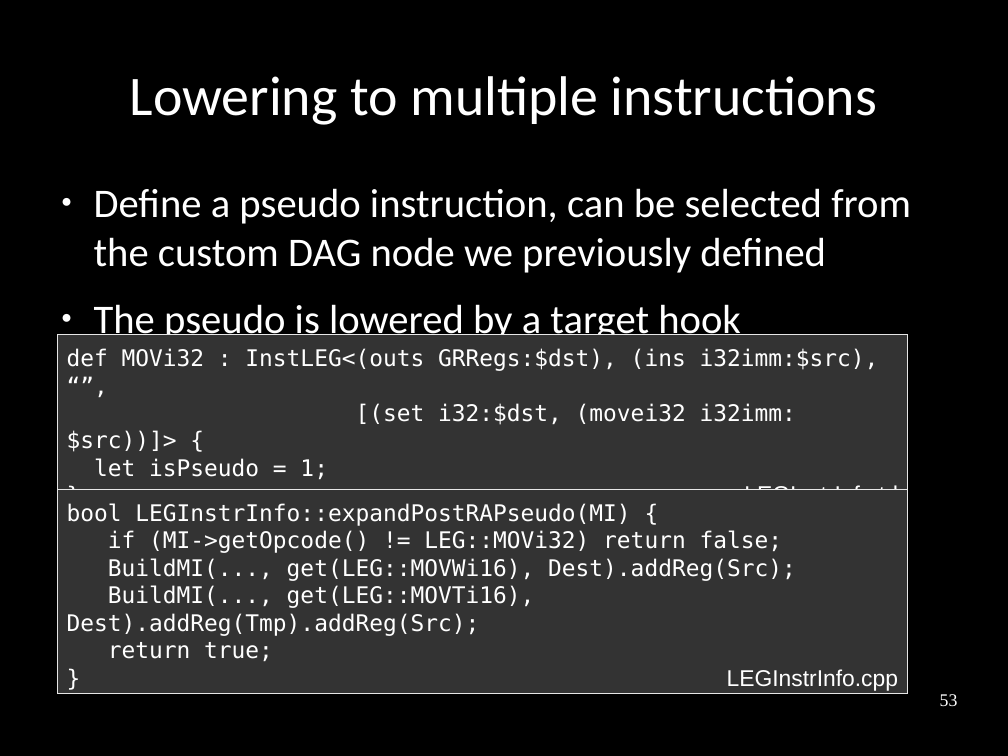
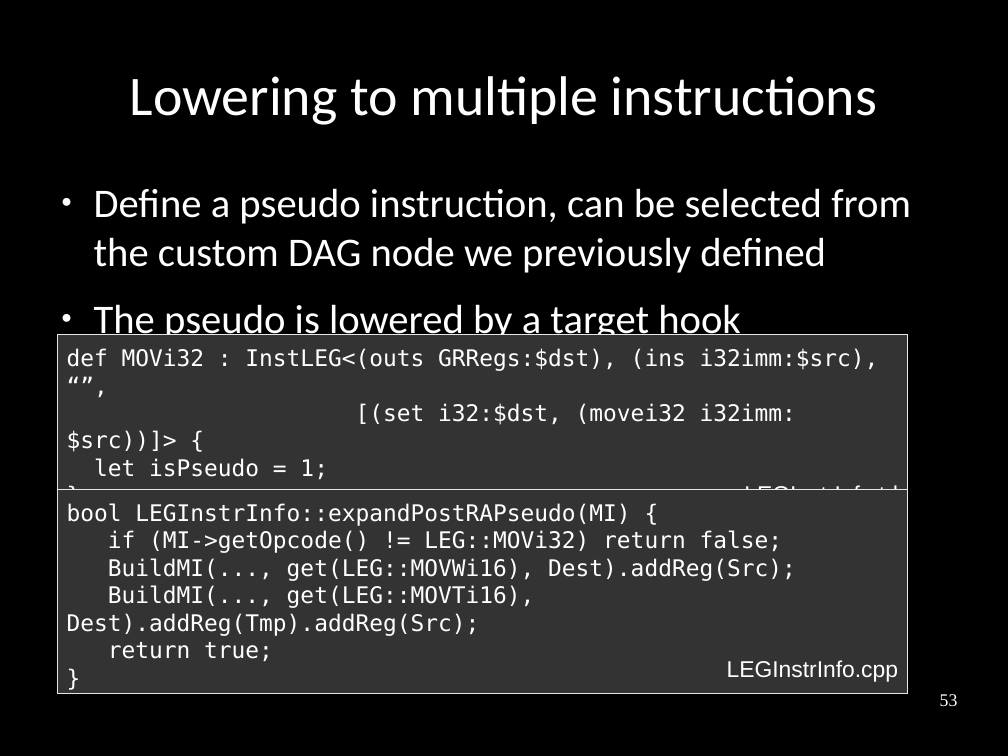
Before and after one commit to frasercrmck/llvm-leg, a slide deck: slide 53 of docs/Codeplay/Slides.odp. Drawn at 1008x756 pixels with LibreOffice and Linux fonts; fonts in the diff are those of the drawing. Boxes give left, top, right and bottom in pixels: in the first picture for what was removed or moved away, otherwise in the second. Text is boxed around its words. In the diff, an @@ line names an element or a change of style, - is before the commit and + after.

Commit message:
Fix layout.

```diff
--- a/docs/Codeplay/Slides.odp
+++ b/docs/Codeplay/Slides.odp
@@ text "LEGInstrInfo.cpp": place and size @@
-text "LEGInstrInfo.cpp" at [727,669,898,691]
+text "LEGInstrInfo.cpp" at [727,660,898,682]
```
Also in this commit, not shown: 24 other slides changed.
